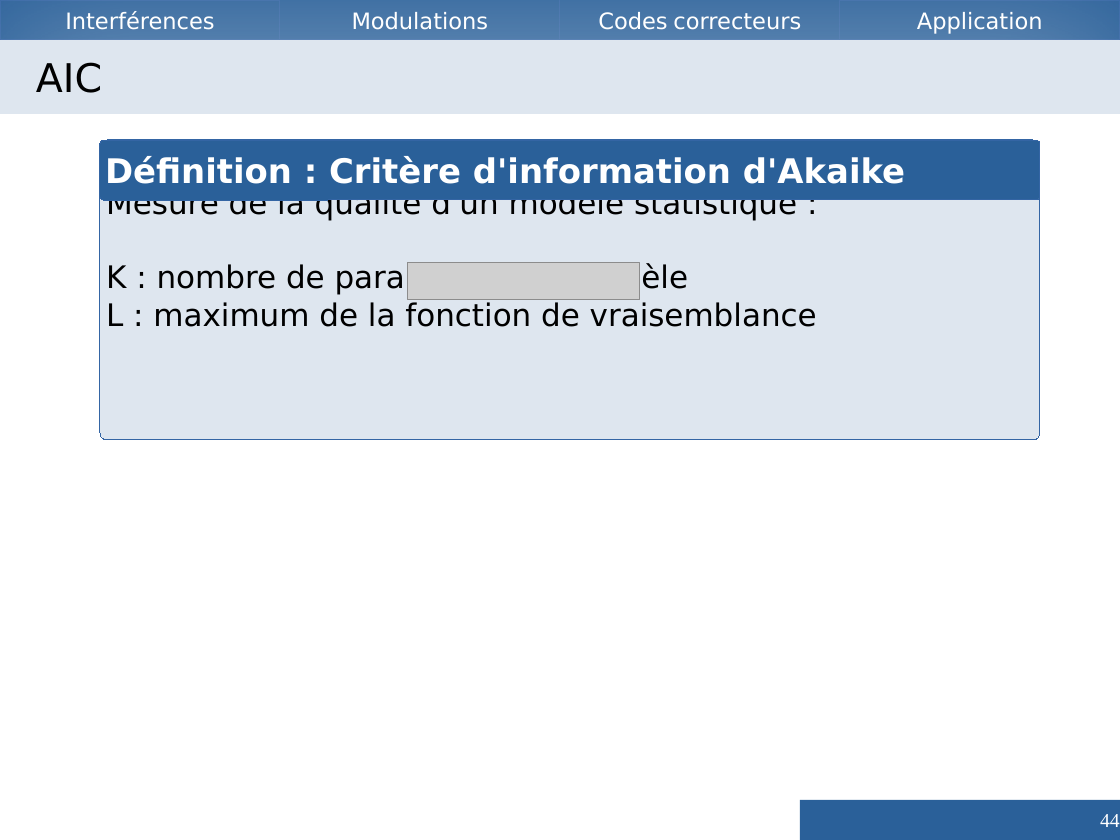
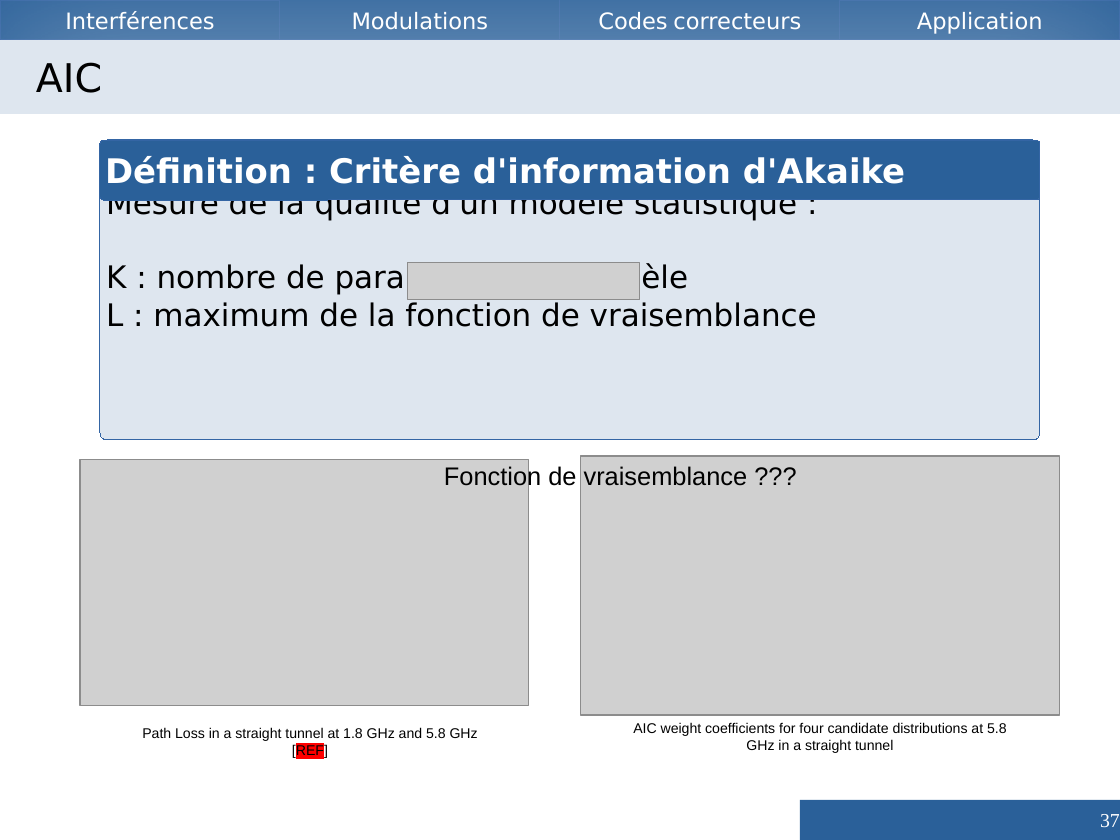
Before and after one commit to Vzrod/tipe, a slide deck: slide 37 of TIPE - Copie.odp (slide 44 before the commit). Drawn at 1120x840 pixels with LibreOffice and Linux fonts; fonts in the diff are those of the drawing; grey boxes stand for pictures. Boxes give left, top, right and bottom in pixels: in the first picture for what was removed or moved away, otherwise in the second. Text is boxed around its words. In the diff, an @@ line names an element or a change of style, - is before the commit and + after.

```diff
--- a/TIPE - Copie.odp
+++ b/TIPE - Copie.odp
@@ picture added at (x1=80, y1=459, x2=530, y2=705) @@
@@ text added at (x1=444, y1=464, x2=748, y2=490), 18 pt, text #000000 @@
+Fonction de vraisemblance ???
@@ picture added at (x1=580, y1=456, x2=1060, y2=715) @@
@@ text added at (x1=142, y1=727, x2=478, y2=759), 10 pt, text #000000 @@
+Path Loss in a straight tunnel at 1.8 GHz and 5.8 GHz [REF]
@@ text added at (x1=633, y1=722, x2=1007, y2=753), 10 pt, text #000000 @@
+AIC weight coefficients for four candidate distributions at 5.8 GHz in a straight tunnel
@@ page number at (x1=1100, y1=814, x2=1120, y2=827): text changed @@
-44
+37
```
Also in this commit, not shown: 21 other slides changed, 6 slides added, 12 slides removed, 2 other files.
